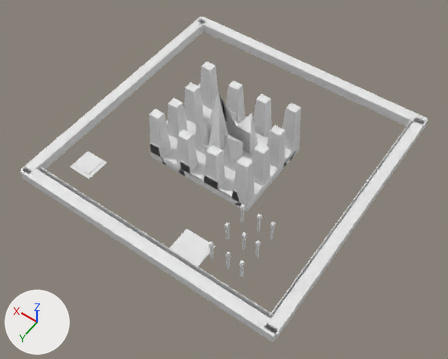
A saved change to the OBJ model projects/hang3d/res/3d-objects/env/map-1.obj.
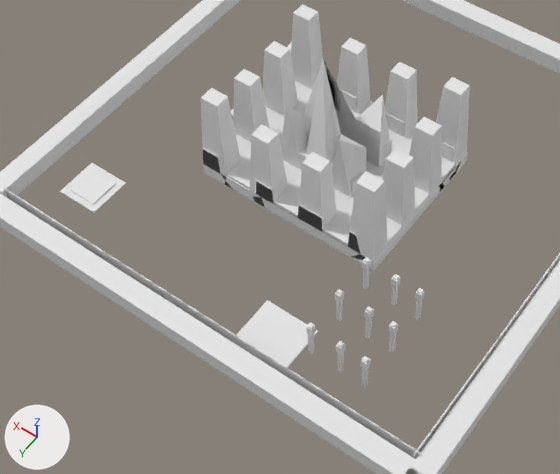
Each version is shown whole from a 50 mm camera at (-268.0, 690.0, 1221.0) aimed at (284.0, -83.0, 6.0), then close up on the part from 8% to 79% of the width and 16% to 91% of the height. Arrows for +X, +Y and +Z are at lower left; the lights stay in place. Materials are left out; every surface is plain grey. Where no turn or scale is listed for an object, it has been applied to the vertices. Vertices at the same position are counted once.

In view in the first close-up: 'map-1'.
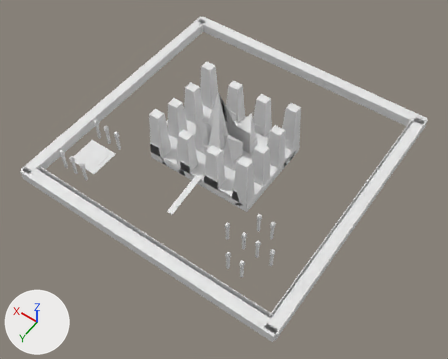
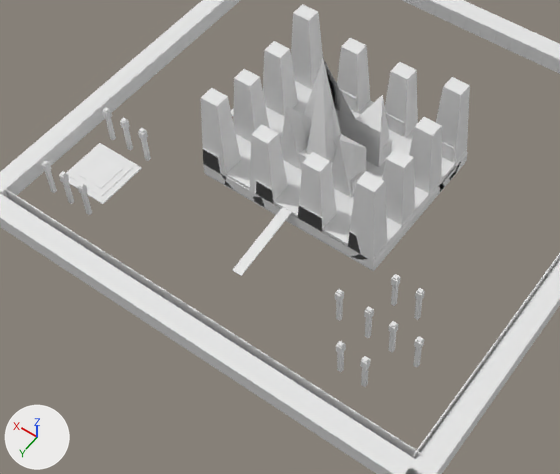
Where the change shows, as pixel boxes (x1, y1, x2, y2) in the close-ups (560 x 474 px; the box of a moved part takes in the faces that stretch with it):
part 1 of me_map_1, moved or reshaped: before (287, 41, 292, 52); after (232, 207, 292, 276)
part 2 of me_map_1, moved or reshaped: before (236, 300, 318, 368); after (66, 143, 142, 204)
part 3 of me_map_1, moved or reshaped: before (307, 322, 315, 354); after (42, 160, 57, 193)
part 4 of me_map_1, moved or reshaped: before (363, 257, 370, 289); after (103, 107, 116, 140)
part 5 of me_map_1, moved or reshaped: before (306, 325, 316, 336); after (41, 162, 52, 173)
part 6 of me_map_1, moved or reshaped: before (362, 257, 371, 270); after (102, 109, 112, 120)
part 7 of me_map_1, added: after (139, 128, 151, 161)
part 8 of me_map_1, added: after (78, 182, 92, 215)
part 9 of me_map_1, added: after (138, 130, 148, 140)
part 10 of me_map_1, added: after (77, 184, 88, 195)
part 11 of me_map_1, added: after (121, 117, 133, 151)
part 12 of me_map_1, added: after (60, 171, 74, 204)
part 13 of me_map_1, added: after (120, 120, 130, 130)
part 14 of me_map_1, added: after (59, 173, 69, 184)
part 15 of me_map_1, added: after (413, 336, 423, 368)
part 16 of me_map_1, added: after (414, 336, 424, 350)
part 17 of me_map_1, moved or reshaped: before (60, 183, 126, 213); after (70, 170, 130, 197)

Edits to the bpy script that builds the scene:
```text
Change me_map_1:
    where me_map_1.from_pydata(...)  # 3044 vertices, 6146 faces, 5 loose edges; spans x -44.0..710.0, y -559.0..198.0, z -16.0..197.0
    used by ob_map_1; location = (0.0, 0.0, 0.0)
    verts and faces of me_map_1; kept vertices keep their numbers, new ones are numbered from 3044
    before: 2932 (561.0, 42.0, 0.0) at pixel (125, 183), 2933 (561.0, 42.0, 2.0) at pixel (125, 182), 2934 (561.0, 108.0, 0.0) at pixel (94, 212), 2935 (561.0, 108.0, 2.0) at pixel (93, 212), 2936 (627.0, 42.0, 0.0) at pixel (92, 163)
    before: 2937 (627.0, 42.0, 2.0) at pixel (91, 162), 2938 (627.0, 108.0, 0.0) at pixel (60, 191), 2939 (627.0, 108.0, 2.0) at pixel (59, 191), 2940 (571.0, 52.0, 2.0) at pixel (115, 183), 2941 (571.0, 52.0, 4.0) at pixel (115, 183)
    before: 2942 (571.0, 98.0, 2.0) at pixel (93, 204), 2943 (571.0, 98.0, 4.0) at pixel (93, 203), 2944 (617.0, 52.0, 2.0) at pixel (92, 169), 2945 (617.0, 52.0, 4.0) at pixel (91, 168), 2946 (617.0, 98.0, 2.0) at pixel (69, 189)
    before: 2947 (617.0, 98.0, 4.0) at pixel (69, 188)
    me_map_1 part 1: the loose piece of 8 vertices spanning x 531.0..544.0, y -363.0..-282.0, z -9.0..6.0 is scaled about its middle by (1.18, 1.47, 1.47), then moved by (-199.0, 331.0, 3.0)
    me_map_1 part 2: the loose piece of 8 vertices spanning x 190.0..273.0, y 82.0..165.0, z -2.0..0.0 is moved by (374.0, -78.0, -3.0)
    me_map_1 part 3: the loose piece of 8 vertices spanning x 179.0..184.0, y 106.0..112.0, z -6.0..57.0 is moved by (458.0, 0.0, 0.0)
    me_map_1 part 4: the loose piece of 8 vertices spanning x 179.0..184.0, y -17.0..-11.0, z -6.0..57.0 is moved by (458.0, -1.0, 0.0)
    me_map_1 part 5: the loose piece of 8 vertices spanning x 177.0..186.0, y 105.0..113.0, z 41.0..54.0 is moved by (458.0, 0.0, 0.0)
    me_map_1 part 6: the loose piece of 8 vertices spanning x 177.0..186.0, y -18.0..-10.0, z 41.0..54.0 is moved by (458.0, -1.0, 0.0)
    me_map_1 part 7: a new loose piece, a box spanning x 567.7..573.5, y -18.1..-12.3, z -6.5..57.2
    me_map_1 part 8: a new loose piece, a box spanning x 567.7..573.5, y 106.1..111.9, z -6.5..57.2
    me_map_1 part 9: a new loose piece, a box spanning x 566.4..575.0, y -19.5..-10.9, z 41.0..54.3
    me_map_1 part 10: a new loose piece, a box spanning x 566.4..575.0, y 104.7..113.3, z 41.0..54.3
    me_map_1 part 11: a new loose piece, a box spanning x 602.4..608.2, y -18.1..-12.3, z -6.5..57.2
    me_map_1 part 12: a new loose piece, a box spanning x 602.4..608.2, y 106.1..111.9, z -6.5..57.2
    me_map_1 part 13: a new loose piece, a box spanning x 601.1..609.7, y -19.5..-10.9, z 41.0..54.3
    me_map_1 part 14: a new loose piece, a box spanning x 601.1..609.7, y 104.7..113.3, z 41.0..54.3
    me_map_1 part 15: a new loose piece, a box spanning x 57.7..63.5, y 44.2..50.1, z -6.5..57.2
    me_map_1 part 16: a new loose piece, a box spanning x 56.4..65.0, y 42.9..51.5, z 41.0..54.3
    me_map_1 part 17
    add for i in [2932, 2934, 2936, 2938]: verts[i] += (14.0, -29.0, -3.0)
    add for i in [2933, 2935, 2937, 2939, 2946]: verts[i] += (14.0, -29.0, -4.0)
    add verts[2940] = (584.0, 22.0, -2.0)  # moved, pixel (123, 168)
    add verts[2941] = (584.0, 22.0, -1.0)  # moved, pixel (123, 168)
    add verts[2942] = (584.0, 69.0, -2.0)  # moved, pixel (101, 188)
    add verts[2943] = (584.0, 69.0, -1.0)  # moved, pixel (101, 188)
    add verts[2944] = (631.0, 22.0, -2.0)  # moved, pixel (99, 154)
    add verts[2945] = (631.0, 22.0, -1.0)  # moved, pixel (99, 154)
    add verts[2947] = (631.0, 69.0, -1.0)  # moved, pixel (77, 173)
```
